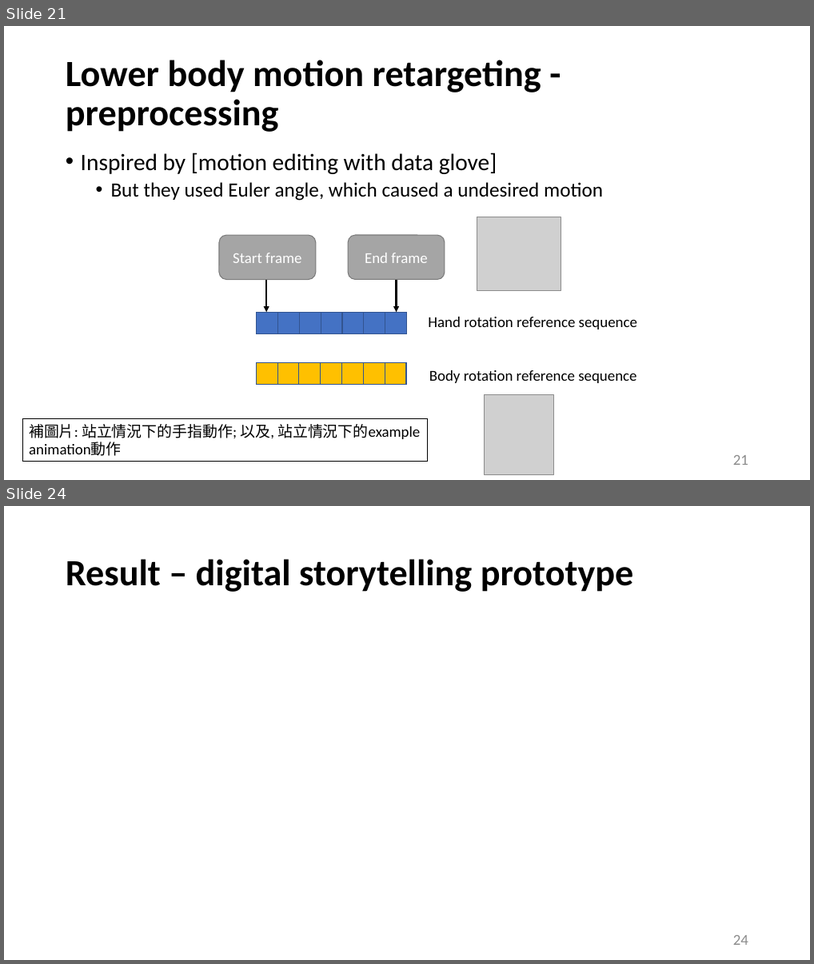
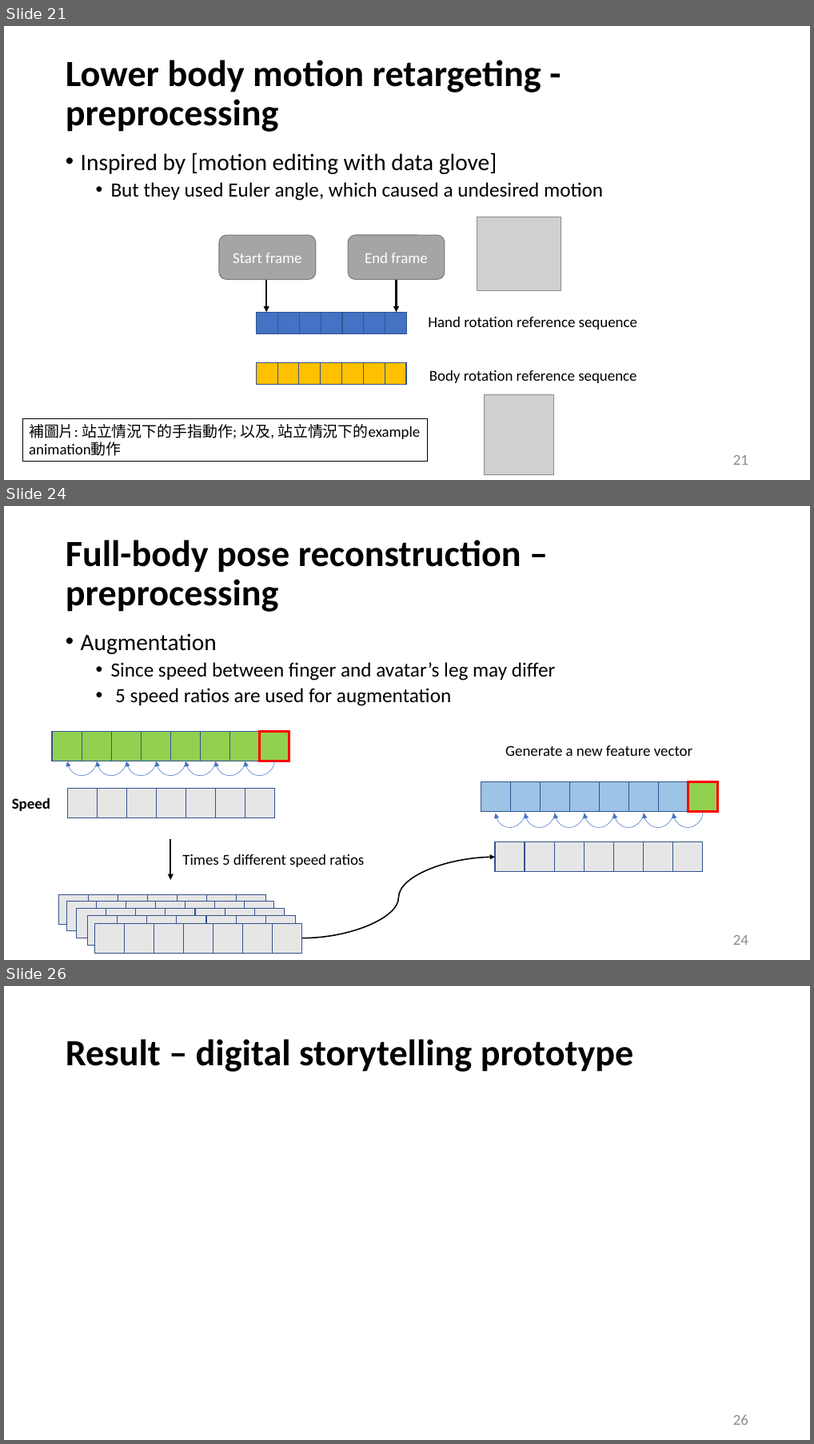
Before and after one commit to Louislar/MotionStyleTransferInHand, a slide deck: thesisFigs/thesis_slide.pptx. Shown one above the other, each under a label of ours: slides 21 and 24 before the commit, slides 21, 24 and 26 after it; the slides between them are not shown. The pictures are 814x964 and 814x1444 pixels, drawn with LibreOffice and Linux fonts; fonts in the diff are those of the drawing; grey boxes stand for pictures. Boxes give left, top, right and bottom in pixels: in the first picture for what was removed or moved away, otherwise in the second. Text is boxed around its words. In the diff, an @@ line names an element or a change of style, - is before the commit and + after.

```diff
--- a/thesisFigs/thesis_slide.pptx
+++ b/thesisFigs/thesis_slide.pptx
@@ slide 24 added at (4,506,810,960), background #FFFFFF @@
@@ title added at (66,540,522,612), 44 pt, text #000000, bold @@
+Full-body pose reconstruction – preprocessing
@@ text added at (81,633,555,706), 24 pt, text #000000 @@
+• Augmentation
+  • Since speed between finger and avatar’s leg may differ
+  • 5 speed ratios are used for augmentation
@@ group added at (52,731,290,760): 8 rectangles @@
@@ text added at (506,745,693,756), 18 pt, text #000000 @@
+Generate a new feature vector
@@ curved arrow added from (97, 760) to (67, 761), #4472C4 0.5 pt @@
@@ curved arrow added from (127, 760) to (97, 761), #4472C4 0.5 pt @@
@@ curved arrow added from (157, 760) to (127, 761), #4472C4 0.5 pt @@
@@ curved arrow added from (186, 760) to (157, 761), #4472C4 0.5 pt @@
@@ curved arrow added from (216, 760) to (186, 761), #4472C4 0.5 pt @@
@@ curved arrow added from (246, 760) to (216, 761), #4472C4 0.5 pt @@
@@ curved arrow added from (275, 760) to (246, 761), #4472C4 0.5 pt @@
@@ group added at (67,788,275,817): 7 rectangles @@
@@ group added at (481,781,718,811): 8 rectangles @@
@@ text added at (12,797,50,811), 18 pt, text #000000, bold @@
+Speed
@@ curved arrow added from (526, 812) to (496, 813), #4472C4 0.5 pt @@
@@ curved arrow added from (555, 812) to (526, 813), #4472C4 0.5 pt @@
@@ curved arrow added from (585, 812) to (555, 813), #4472C4 0.5 pt @@
@@ curved arrow added from (614, 812) to (585, 813), #4472C4 0.5 pt @@
@@ curved arrow added from (644, 812) to (614, 813), #4472C4 0.5 pt @@
@@ curved arrow added from (674, 812) to (644, 813), #4472C4 0.5 pt @@
@@ curved arrow added from (703, 812) to (674, 813), #4472C4 0.5 pt @@
@@ arrow added from (170, 839) to (170, 880), #000000 2.25 pt @@
@@ text added at (182,854,364,867), 18 pt, text #000000 @@
+Times 5 different speed ratios
@@ curved arrow added from (302, 938) to (495, 857), #000000 1.5 pt @@
@@ group added at (495,842,702,872): 7 rectangles @@
@@ group added at (58,894,302,952): 35 rectangles @@
@@ page number added at (734,935,749,944), 18 pt, text #8C8C8C @@
+24
@@ what was slide 24 is now slide 26 @@
@@ page number at (734,1414,749,1424): text changed @@
-24
+26
```
Also in this commit, not shown: 5 slides changed, 1 other slide added.
